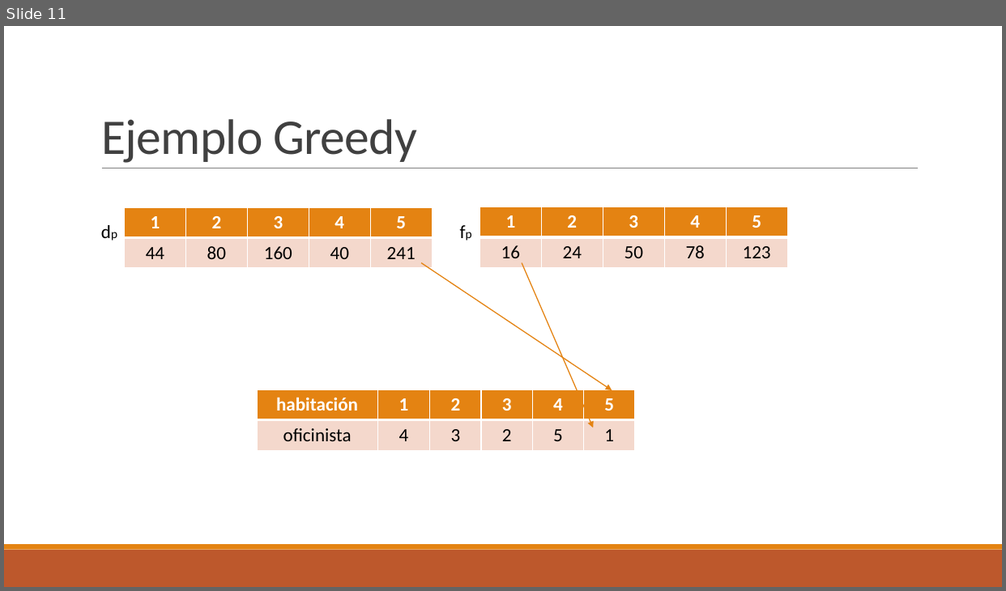
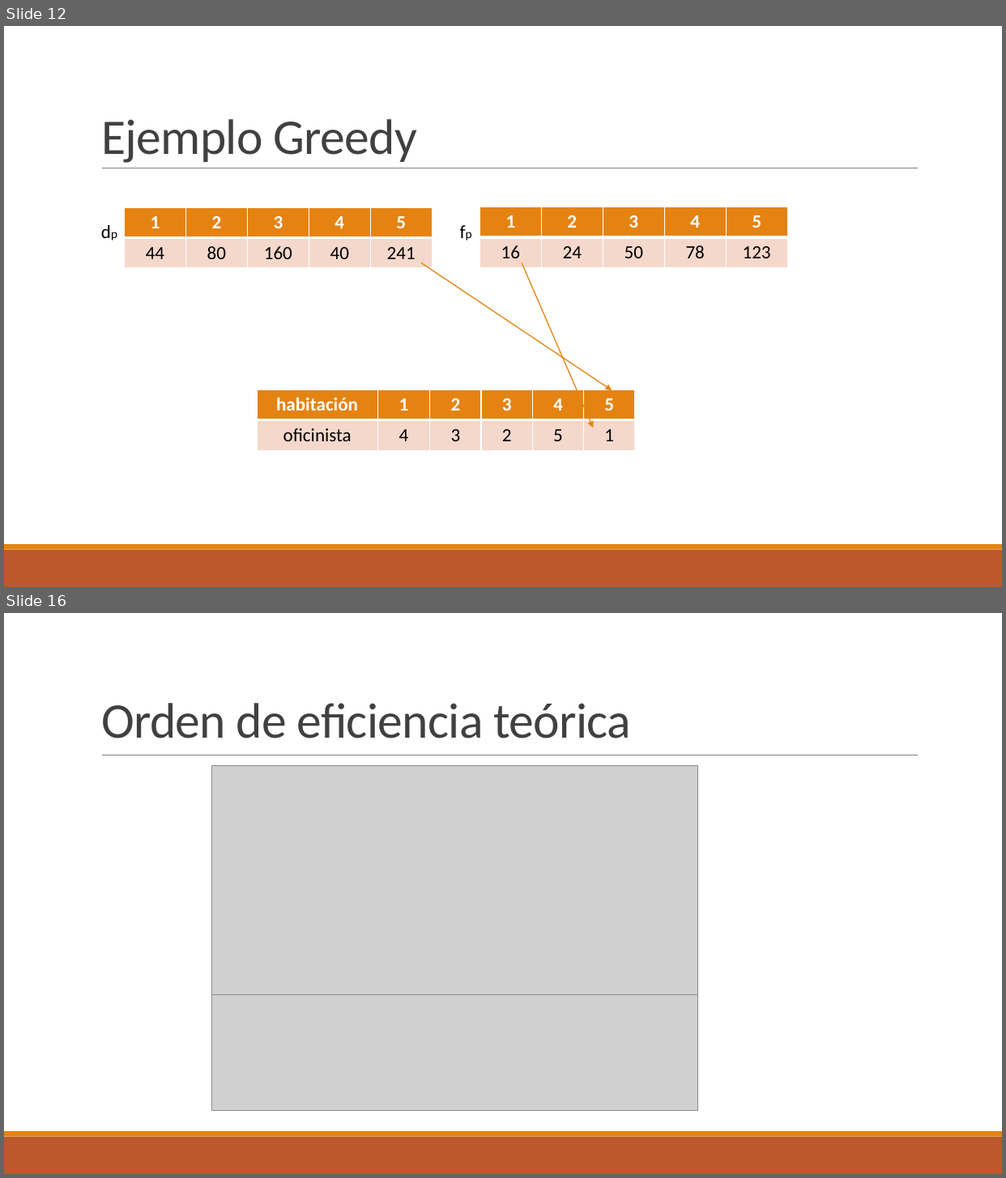
Before and after one commit to santidediego/Algoritmica, a slide deck: Practica3/Greedy.pptx. Shown one above the other, each under a label of ours: slide 11 before the commit, slides 12 and 16 after it; the slides between them are not shown. The pictures are 1006x591 and 1006x1178 pixels, drawn with LibreOffice and Linux fonts; fonts in the diff are those of the drawing; grey boxes stand for pictures. Boxes give left, top, right and bottom in pixels: in the first picture for what was removed or moved away, otherwise in the second. Text is boxed around its words. In the diff, an @@ line names an element or a change of style, - is before the commit and + after.

```diff
--- a/Practica3/Greedy.pptx
+++ b/Practica3/Greedy.pptx
@@ slide 16 added at <box>4,613,1002,1174</box>, background #FFFFFF; not listed: 3 template elements that a slide beside it also shows @@
@@ title added at <box>101,703,631,739</box>, 48 pt, text #404040 @@
+Orden de eficiencia teórica
@@ picture added at <box>212,766,698,995</box> @@
@@ picture added at <box>212,995,698,1110</box> @@
@@ what was slide 11 is now slide 12 @@
```
Also in this commit, not shown: 7 slides changed, 2 other slides added, 1 other file.
